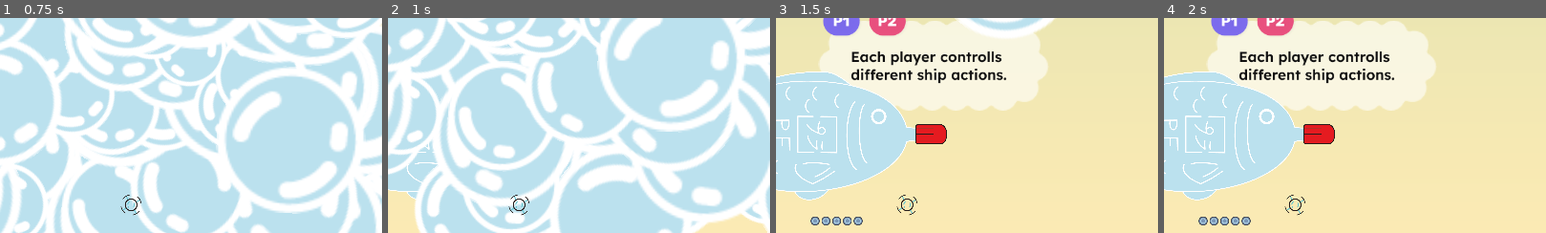
Above: before the commit, frames 1-4 (left to right).
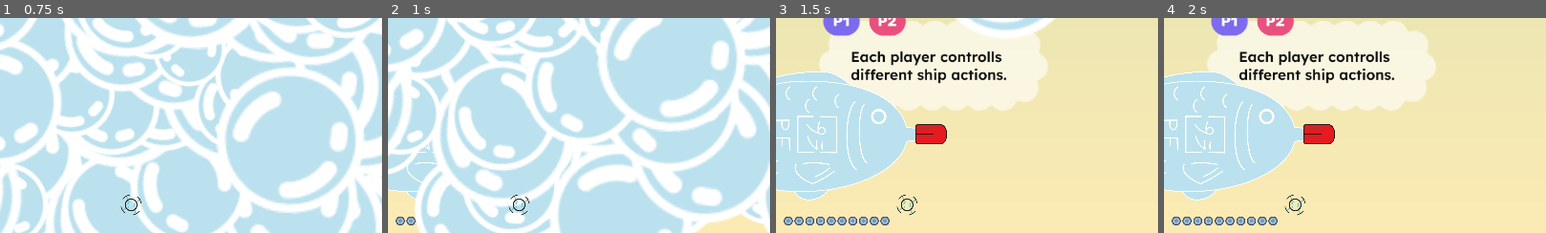
Above: after the commit, the same moments.

Repository: TheJP/GlobalGameJam2025
Game: Godot game, scene res://level/level.tscn
Same seed, same stepped clock (60 frames per second), same inputs: the game is played once before the commit and once after it. This scene is started directly instead of the project's main scene. The engine's default icon, where the game draws it, is replaced by a stand-in: a white triangle on a blue panel in a dark square.
Inputs:
- Up to frame 1 (0.75 s): tap Enter (all_accept) at 0.5, 0.6 s
- Up to frame 2 (1 s): no input
- Up to frame 3 (1.5 s): tap Enter (all_accept) at 1.35 s
- Up to frame 4 (2 s): no input
The pictures show only the part of the screen within x 29-79%, y 10-60%; the shares and areas given below are measured in that part.

Frame 1 is identical in both runs. In frame 2, 0.2% of the frame differs, in the area x 2-8%, y 92-97%; in frame 3, 0.9%, in the area x 2-30%, y 92-97%; in frame 4, 0.9%.

Commit message:
Refactored shooting logic into canon_shooting component, to allow for different versions of shooting Fix: Added current velocity to shot. Now canon ball always shoots through the crosshairs (as long as boat doesn't change its velocity)

Diff:
--- a/boat/boat.gd
+++ b/boat/boat.gd
@@ -18,7 +18,6 @@
 @export var speed_air_release: float = 65 * value_scale # the higher speed_air_release is compared to speed_down, the longer the boat will sink after stopping to release air.
 @export var size_change_speed: float = 0.5
 
-signal shoot(bullet: PackedScene, direction: Vector2, location: Vector2)
 signal crashed_on_ground()
 
 @onready var body_node: BoatBody = $Bobbing/Body
@@ -118,11 +117,6 @@
 	_update_scale()
 	pump_node.pump_up.connect(_on_Pump_pump_up)
 	boat_bubble_node.hit.connect(func(hit_position: Vector2, hit_severity: float) -> void: get_hit(hit_position, hit_severity))
-	# Extend some signals outwards
-	canon_node.shoot.connect(func(bullet: PackedScene, direction: Vector2, location: Vector2) -> void:
-		shoot.emit(bullet, direction, location)
-		self._shoot_bullet(bullet, direction, location)
-	)
 	body_node.crashed_on_ground.connect(func() -> void:
 		crashed_on_ground.emit()
 	)
@@ -196,10 +190,3 @@
 	if position.x < min_x:
 		position.x = min_x
 	horizontal_movement_visualization.set_horizontal_movement(horizontal_movement)
-
-
-func _shoot_bullet(bullet: PackedScene, direction: Vector2, location: Vector2) -> void:
-	var bullet_instance: Bullet = bullet.instantiate()
-	bullet_instance.initialize(direction, location)
-	bullet_instance.position = location
-	level_node.add_child(bullet_instance)
--- a/boat/canon/bullet.gd
+++ b/boat/canon/bullet.gd
@@ -1,7 +1,6 @@
 class_name Bullet
 extends Area2D
 
-@export var default_speed: float = 500
 @export var lifetime: float = 5
 @export var continue_after_hit: bool = false
 @export var rotation_speed: float = 1.3
@@ -11,10 +10,15 @@
 var velocity: Vector2 = Vector2()
 var lifetime_timer: float = 0
 
-func initialize(shoot_direction: Vector2, spawn_position: Vector2, speed: float = default_speed) -> void:
+func initialize(start_velocity: Vector2, spawn_position: Vector2) -> void:
 	position = spawn_position
-	velocity = shoot_direction.normalized() * speed
+	velocity = start_velocity
 	rotation = velocity.angle()
+
+#func initialize(shoot_direction: Vector2, spawn_position: Vector2, speed: float) -> void:
+#	position = spawn_position
+#	velocity = shoot_direction.normalized() * speed
+#	rotation = velocity.angle()
 
 func _ready() -> void:
 	area_entered.connect(on_area_entered)
--- a/boat/canon/canon.gd
+++ b/boat/canon/canon.gd
@@ -1,87 +1,83 @@
 class_name Canon
 extends Node2D
 
-@export var canon_aim_speed: float = 4
-@export var canon_input_deadzone: float = 0.1
-@export var canon_fire_rate: float = 2 # shots per second
-@export var canon_bullet_capacity: int = 5
-@export var canon_reload_time: float = 0.7 # seconds to reload
-
-@onready var aim_rotating_node: Node2D = $CanonRotatingNode
-@onready var ammo_counter: AmmoCounter = $AmmoCounter
-signal shoot(bullet: PackedScene, direction: Vector2, location: Vector2)
+@export var aim_speed: float = 4
+@export var input_deadzone: float = 0.1
+@export var fire_rate: float = 3 # shots per second
+@export var bullet_capacity: int = 10
+@export var reload_time: float = 0.7 # seconds to reload
+# Signals
 signal started_reloading
 signal finished_reloading
+# Child Nodes
+@onready var _aim_rotating_node: Node2D = $CanonRotatingNode
+@onready var _ammo_counter: AmmoCounter = $AmmoCounter
+@onready var _canon_shooting: CanonShooting = $CanonRotatingNode/CanonShooting
+
 # Aiming
-var aim_angle: float        = 0
-var aim_angle_target: float = 0
-var is_rotating: bool       = false
+var _aim_angle: float        = 0
+var _aim_angle_target: float = 0
+var _is_rotating: bool       = false
 # Shooting
-var bullet: PackedScene  = preload("res://boat/canon/bullet.tscn")
-var bullet_count: int    = canon_bullet_capacity
-var shot_cooldown: float = 0
-var reload_timer: float  = 0
+var _current_bullet_count: int    = bullet_capacity
+var _current_shot_cooldown: float = 0
+var _current_reload_timer: float  = 0
 
 
 func _ready() -> void:
-	aim_angle = aim_rotating_node.rotation
-	ammo_counter.initialize(canon_bullet_capacity)
+	_aim_angle = _aim_rotating_node.rotation
+	_ammo_counter.initialize(bullet_capacity)
+
 
 func _process(_delta: float) -> void:
-	if shot_cooldown > 0:
-		shot_cooldown -= _delta
-	if reload_timer > 0:
-		reload_timer -= _delta
-		if reload_timer <= 0:
-			bullet_count = canon_bullet_capacity
-			ammo_counter.ammo_count = bullet_count
+	if _current_shot_cooldown > 0:
+		_current_shot_cooldown -= _delta
+	if _current_reload_timer > 0:
+		_current_reload_timer -= _delta
+		if _current_reload_timer <= 0:
+			_current_bullet_count = bullet_capacity
+			_ammo_counter.ammo_count = _current_bullet_count
 			finished_reloading.emit()
 
 	# Rotate the canon
 	var aim_vector: Vector2 = PlayerInput.get_targetting_vector()
-	if aim_vector.length() > canon_input_deadzone:
-		aim_angle_target = atan2(aim_vector.y, aim_vector.x)
-		is_rotating = true
+	if aim_vector.length() > input_deadzone:
+		_aim_angle_target = atan2(aim_vector.y, aim_vector.x)
+		_is_rotating = true
 	else:
-		is_rotating = false
+		_is_rotating = false
 
 	# Shoot the canon
 	if PlayerInput.is_just_pressed(PlayerInput.Action.FIRE):
-		if bullet_count > 0 and shot_cooldown <= 0 and reload_timer <= 0:
+		if _current_bullet_count > 0 and _current_shot_cooldown <= 0 and _current_reload_timer <= 0:
 			_on_shoot()
 
 	# Reload the canon
 	if PlayerInput.is_just_pressed(PlayerInput.Action.RELOAD):
-		if bullet_count < canon_bullet_capacity and reload_timer <= 0:
-			reload_timer = canon_reload_time
-			ammo_counter.ammo_count = 0
+		if _current_bullet_count < bullet_capacity and _current_reload_timer <= 0:
+			_current_reload_timer = reload_time
+			_ammo_counter.ammo_count = 0
 			Music.play_sound(Music.Sounds.Reload, global_position, self)
 			started_reloading.emit()
 			var bullet_reload_tween := get_tree().create_tween()
-			bullet_reload_tween.tween_property(ammo_counter, "ammo_count", canon_bullet_capacity, canon_reload_time)
+			bullet_reload_tween.tween_property(_ammo_counter, "ammo_count", bullet_capacity, reload_time)
 			bullet_reload_tween.play()
 
 
 func _on_shoot() -> void:
-	bullet_count -= 1
-	shot_cooldown = 1 / canon_fire_rate
-	ammo_counter.ammo_count = bullet_count
+	_current_bullet_count -= 1
+	_current_shot_cooldown = 1 / fire_rate
+	_ammo_counter.ammo_count = _current_bullet_count
 	Music.play_sound(Music.Sounds.Shoot, global_position, self)
-	if shoot.get_connections().size() > 0:
-		shoot.emit(bullet, Vector2(cos(aim_angle), sin(aim_angle)), global_position)
+	var direction: Vector2 = Vector2(cos(_aim_angle), sin(_aim_angle))
+	_canon_shooting.shoot_bullet(direction)
 
 
 func _physics_process(delta: float) -> void:
-	if is_rotating:
-#		# TODO move over 0/2pi
-#		aim_angle = move_toward(aim_angle, aim_angle_target, 2 * PI / canon_aim_duration * delta)
-#		aim_rotating_node.rotation = aim_angle
-		# using angle_difference to rotate the shortest way:
-#		aim_angle = aim_angle + angle_difference(aim_angle, aim_angle_target) * 2 * PI / canon_aim_duration * delta
-#		aim_rotating_node.rotation = aim_angle
-		var difference := angle_difference(aim_angle, aim_angle_target)
-		if abs(difference) <= canon_aim_speed * delta:
-			aim_angle = aim_angle_target
+	if _is_rotating:
+		var difference := angle_difference(_aim_angle, _aim_angle_target)
+		if abs(difference) <= aim_speed * delta:
+			_aim_angle = _aim_angle_target
 		else:
-			aim_angle += sign(difference) * canon_aim_speed * delta
-		aim_rotating_node.rotation = aim_angle
+			_aim_angle += sign(difference) * aim_speed * delta
+		_aim_rotating_node.rotation = _aim_angle
--- a/boat/canon/canon.tscn
+++ b/boat/canon/canon.tscn
@@ -7,6 +7,8 @@
 [ext_resource type="Script" path="res://boat/canon/ammo_counter.gd" id="5_byu06"]
 [ext_resource type="PackedScene" uid="uid://ccobcsk45wsko" path="res://boat/canon/ammo_empty.tscn" id="6_i0pon"]
 [ext_resource type="PackedScene" uid="uid://cr4200lwqifn7" path="res://boat/canon/ammo_full.tscn" id="7_w8w8j"]
+[ext_resource type="Script" path="res://boat/canon/canon_shooting.gd" id="8_hm4o7"]
+[ext_resource type="PackedScene" uid="uid://cprgiusndevns" path="res://boat/canon/bullet.tscn" id="9_k6wru"]
 
 [node name="Canon" type="Node2D"]
 script = ExtResource("1_6yrf0")
@@ -28,6 +30,12 @@
 scale = Vector2(2, 2)
 texture = ExtResource("4_r17uo")
 
+[node name="CanonShooting" type="Node2D" parent="CanonRotatingNode"]
+position = Vector2(181.468, 20.035)
+rotation = 0.539307
+script = ExtResource("8_hm4o7")
+_bullet_scene = ExtResource("9_k6wru")
+
 [node name="AmmoCounter" type="Node2D" parent="."]
 position = Vector2(35, -213)
 scale = Vector2(1.8, 1.8)
--- /dev/null
+++ b/boat/canon/canon_shooting.gd
@@ -0,0 +1,34 @@
+class_name CanonShooting
+extends Node2D
+
+@export var _bullet_scene: PackedScene
+@export var _bullet_shooting_speed: float = 500
+
+var _level_node: Level          = null
+var _previous_position: Vector2 = Vector2.ZERO
+var _current_velocity: Vector2  = Vector2.ZERO
+
+
+func _ready() -> void:
+	var current_scene_node := get_tree().get_current_scene()
+	if current_scene_node is Level:
+		_level_node = current_scene_node
+	_previous_position = global_position
+
+
+func _physics_process(delta: float) -> void:
+	var current_position: Vector2 = global_position
+	_current_velocity = (current_position - _previous_position) / delta
+	_previous_position = current_position
+
+
+func shoot_bullet(direction: Vector2) -> void:
+	var bullet_instance: Bullet    = _bullet_scene.instantiate()
+	var location: Vector2          = global_position
+	var adjusted_velocity: Vector2 = direction.normalized() * _bullet_shooting_speed + _current_velocity
+	bullet_instance.initialize(adjusted_velocity, location)
+	bullet_instance.position = location
+	if _level_node != null:
+		_level_node.add_child(bullet_instance)
+	else:
+		add_child(bullet_instance)
Not shown: 1 places in boat/canon/bullet.tscn that only renumber resources
Not shown: 1 places in boat/canon/canon.tscn that only renumber resources
